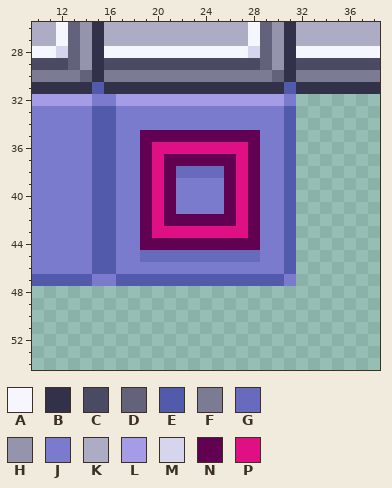
Two states of a pixel-art file, data_src/PreviewAtlas.ase. The picture above is the old version.
128x128 pixels, 1 frame. Shown: x 10..38, y 26..54. The commit also changed other parts of the picture, which this record leaves out.
Palette (. is transparent): A #f6f6ff  B #31314a  C #4a4a62  D #62627b  E #525aac  F #7b7b94  G #676bbd  H #9494ac  J #7b7bcd  K #acacc5  L #a49ce6  M #d5d5ee  N #620052  P #de1083
Pixels before, first column x 10:
26 KKADHBKKKKKKKKKKKKADHBKKKKKKK
27 KKADHBKKKKKKKKKKKKADHBKKKKKKK
28 AAMDHBAAAAAAAAAAAAMDHBAAAAAAA
29 CCCDHBCCCCCCCCCCCCCDHBCCCCCCC
30 FFFFDBFFFFFFFFFFFFFFDBFFFFFFF
31 BBBBBEBBBBBBBBBBBBBBBEBBBBBBB
32 LLLLLJJLLLLLLLLLLLLLLJ.......
33 JJJJJEEJJJJJJJJJJJJJJE.......
34 JJJJJEEJJJJJJJJJJJJJJE.......
35 JJJJJEEJJNNNNNNNNNNJJE.......
36 JJJJJEEJJNPPPPPPPPNJJE.......
37 JJJJJEEJJNPNNNNNNPNJJE.......
38 JJJJJEEJJNPNGGGGNPNJJE.......
39 JJJJJEEJJNPNJJJJNPNJJE.......
40 JJJJJEEJJNPNJJJJNPNJJE.......
41 JJJJJEEJJNPNJJJJNPNJJE.......
42 JJJJJEEJJNPNNNNNNPNJJE.......
43 JJJJJEEJJNPPPPPPPPNJJE.......
44 JJJJJEEJJNNNNNNNNNNJJE.......
45 JJJJJEEJJGGGGGGGGGGJJE.......
46 JJJJJEEJJJJJJJJJJJJJJE.......
47 EEEEEJJEEEEEEEEEEEEEEJ.......
The result:
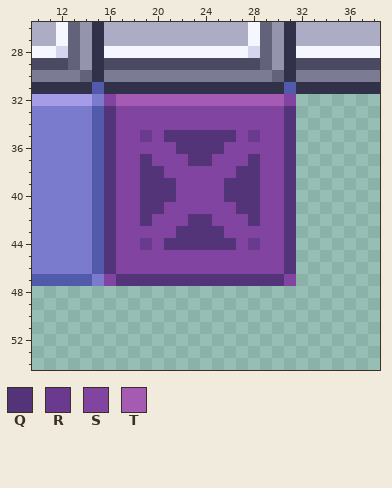
Colours new in this view: Q #533479  R #693a8d  S #8145a1  T #a55bb3
Change:
Changed rows in their new state; - is an unchanged pixel.
first column x 16:
32 STTTTTTTTTTTTTTS
33 QSSSSSSSSSSSSSSQ
34 QSSSSSSSSSSSSSSQ
35 QSSRSQQQQQQSRSSQ
36 QSSSSSQQQQSSSSSQ
37 QSSQSSSQQSSSQSSQ
38 QSSQQSSSSSSQQSSQ
39 QSSQQQSSSSQQQSSQ
40 QSSQQQSSSSQQQSSQ
41 QSSQQSSSSSSQQSSQ
42 QSSQSSSQQSSSQSSQ
43 QSSSSSQQQQSSSSSQ
44 QSSRSQQQQQQSRSSQ
45 QSSSSSSSSSSSSSSQ
46 QSSSSSSSSSSSSSSQ
47 SQQQQQQQQQQQQQQS
